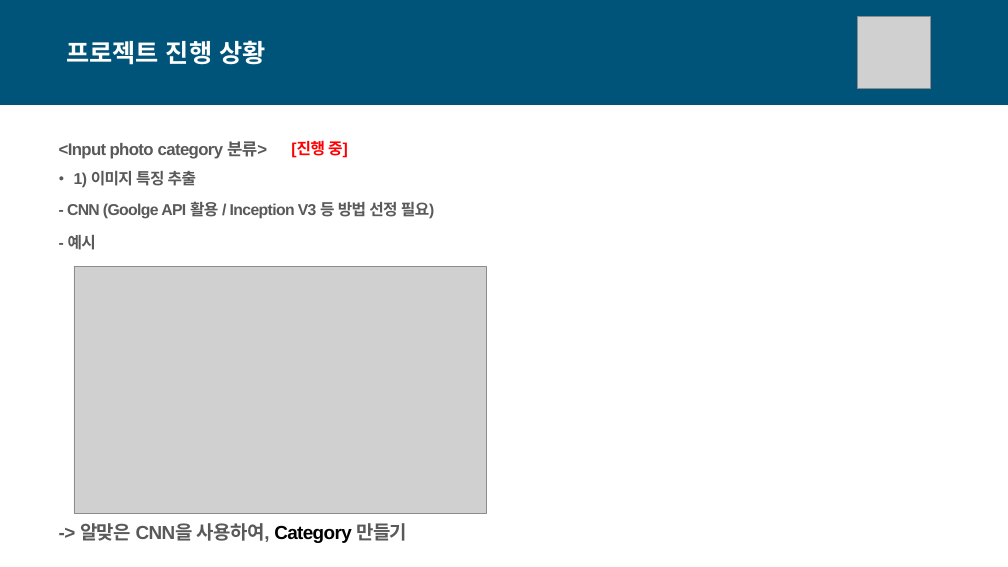
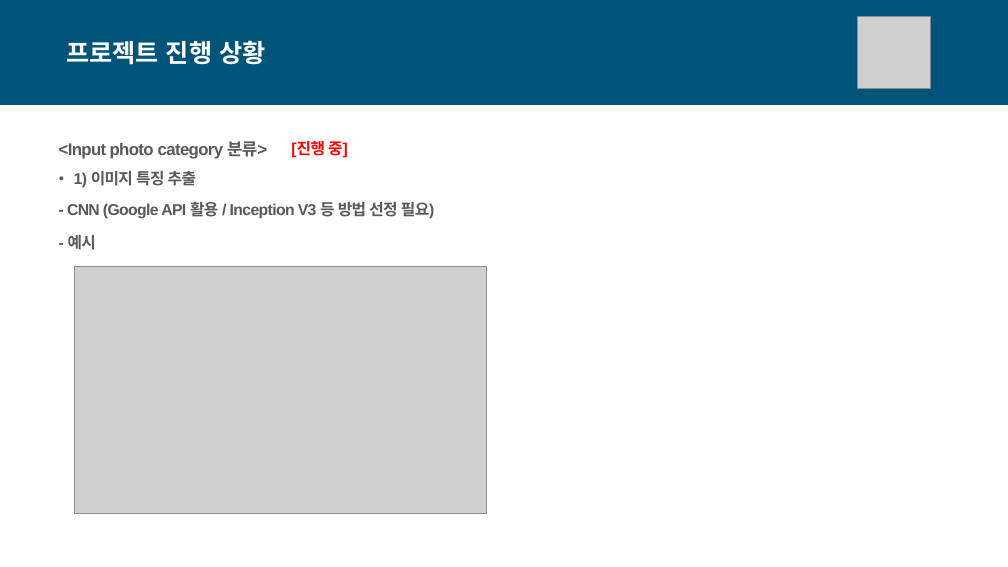
Before and after one commit to seunghyunshin111/Travel_category_prediction, a slide deck: slide 5 of 기획 PPT 및 피드백/4조 final_project 200320.pptx. Drawn at 1008x567 pixels with LibreOffice and Linux fonts; fonts in the diff are those of the drawing; grey boxes stand for pictures. Boxes give left, top, right and bottom in pixels: in the first picture for what was removed or moved away, otherwise in the second. Text is boxed around its words. In the diff, an @@ line names an element or a change of style, - is before the commit and + after.

```diff
--- a/기획 PPT 및 피드백/4조 final_project 200320.pptx
+++ b/기획 PPT 및 피드백/4조 final_project 200320.pptx
@@ text at (67,202,435,219): text changed @@
-- CNN (Goolge API 활용 / Inception V3 등 방법 선정 필요)
+- CNN (Google API 활용 / Inception V3 등 방법 선정 필요)
@@ text removed at (80,523,407,543) @@
--> 알맞은 CNN을 사용하여, Category 만들기
```
Also in this commit, not shown: 1 other slide changed, 2 other files.
